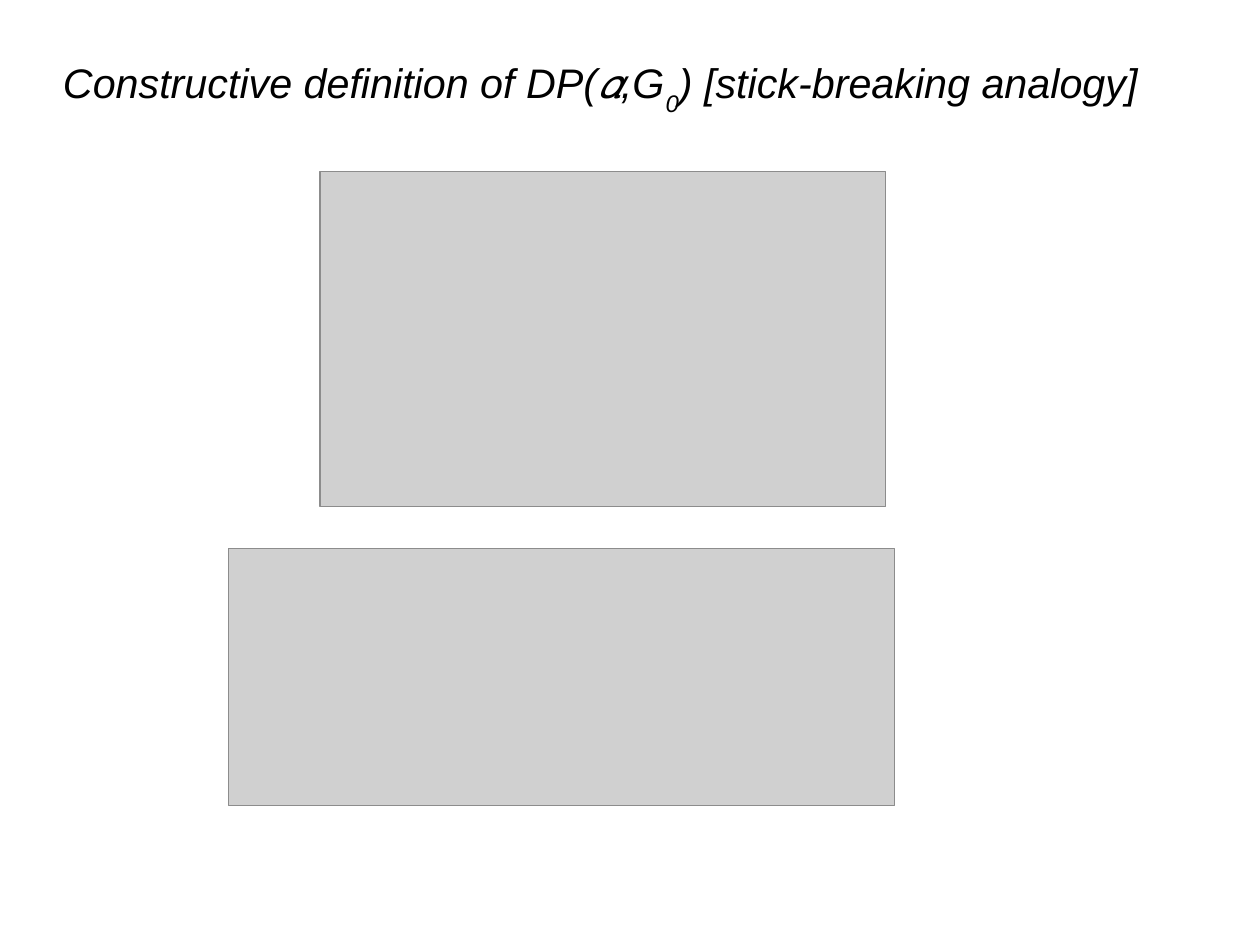
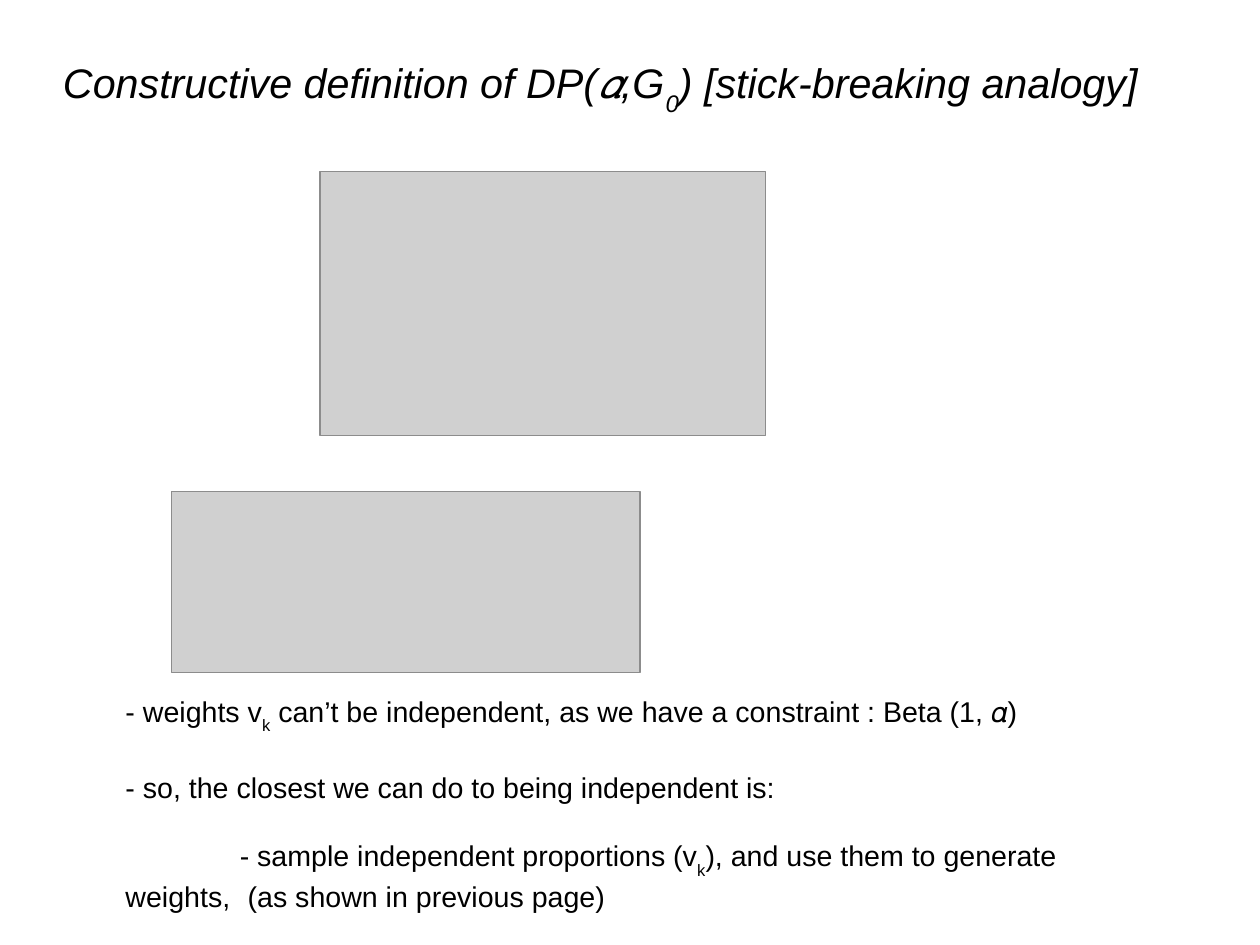
Before and after one commit to afcarl/Dirichlet_Processes, a slide deck: slide 10 of version_2.odp. Drawn at 1260x945 pixels with LibreOffice and Linux fonts; fonts in the diff are those of the drawing; grey boxes stand for pictures. Boxes give left, top, right and bottom in pixels: in the first picture for what was removed or moved away, otherwise in the second. Text is boxed around its words. In the diff, an @@ line names an element or a change of style, - is before the commit and + after.

```diff
--- a/version_2.odp
+++ b/version_2.odp
@@ picture: place and size @@
-picture at [320, 172, 886, 507]
+picture at [320, 172, 766, 436]
@@ picture: place and size @@
-picture at [229, 549, 895, 806]
+picture at [172, 492, 640, 672]
@@ text added at [125, 701, 1057, 913], 18 pt, text #000000 @@
+- weights vk can’t be independent, as we have a constraint : Beta (1, 𝛼)
+- so, the closest we can do to being independent is:
+- sample independent proportions (vk), and use them to generate weights, (as shown in previous page)
```
Also in this commit, not shown: 7 slides added, 2 slides removed.
